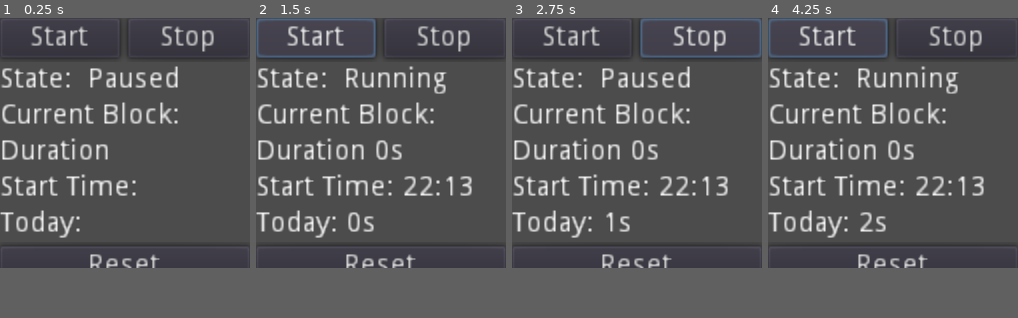
Above: before the commit, frames 1-4 (left to right).
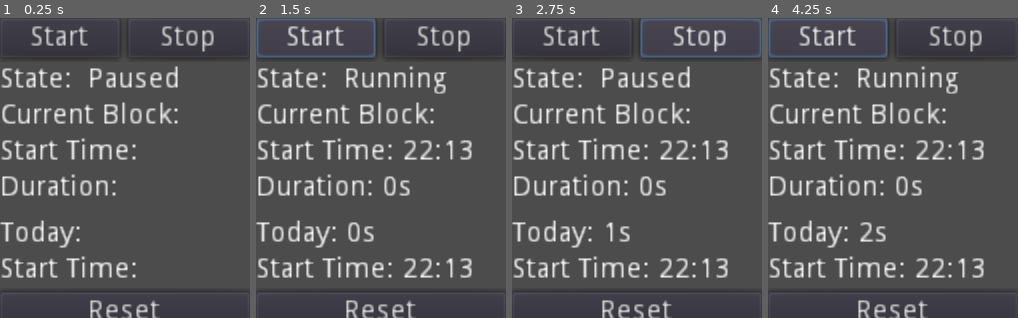
Above: after the commit, the same moments.

Repository: Reneator/Time-Tracker-Godot
Game: Godot game, scene res://Control.tscn
Two runs of this game, one before a commit and one after it. Both use one fixed random seed, a clock stepped at 60 frames per second and the inputs below.
Inputs:
- Up to frame 1 (0.25 s): no input
- Up to frame 2 (1.5 s): click "Start" at 0.5 s; click "Start" at 1.25 s
- Up to frame 3 (2.75 s): click "Stop" at 2 s
- Up to frame 4 (4.25 s): click "Stop" at 2.75 s; click "Start" at 3.5 s
In our replay, the window is 250x250 before the commit and 250x300 after it. These sizes can differ from the game's own. Grey fills any space a smaller window leaves; there, only what the larger window draws over its background counts as a difference.

The runs differ from the first frame. In frame 1, 8.3% of the frame differs, in the area x 0-93%, y 40-100%; in frame 2, 12%; in frame 3, 11%; in frame 4, 12%.

Commit message:
Added current_block start time
and fixed wrong naming of current_day_start_time

Diff:
--- a/Control.gd
+++ b/Control.gd
@@ -8,6 +8,7 @@
 var current_block_start_time
 
 var current_day_duration = 0.0
+var current_day_start_time
 
 export (NodePath) var state_label_path
 onready var state_label = get_node(state_label_path)
@@ -17,6 +18,9 @@
 
 export (NodePath) var current_block_start_time_label_path
 onready var current_block_start_time_label = get_node(current_block_start_time_label_path)
+
+export (NodePath) var current_day_start_time_label_path
+onready var current_day_start_time_label = get_node(current_day_start_time_label_path)
 
 export (NodePath) var current_day_duration_label_path
 onready var current_day_duration_label = get_node(current_day_duration_label_path)
@@ -34,6 +38,7 @@
 	current_duration_label.text = get_duration_as_string(current_block_duration)
 	current_block_start_time_label.text = get_date_string(current_block_start_time)
 	current_day_duration_label.text = get_duration_as_string(current_day_duration)
+	current_day_start_time_label.text = get_date_string(current_day_start_time)
 
 
 func get_state():
@@ -66,8 +71,9 @@
 func _on_Start_Button_pressed():
 	running = true
 	current_block_duration = 0
-	if not current_block_start_time:
-		current_block_start_time = OS.get_datetime()
+	current_block_start_time = OS.get_datetime()
+	if not current_day_start_time:
+		current_day_start_time = OS.get_datetime()
 
 func _on_Stop_Button_pressed():
 	running = false
--- a/Control.tscn
+++ b/Control.tscn
@@ -14,18 +14,19 @@
 }
 state_label_path = NodePath("State/Label2")
 current_duration_label_path = NodePath("Current_Block/Current_Duration/Label2")
-current_block_start_time_label_path = NodePath("Current_Block/Current_Block/Label2")
+current_block_start_time_label_path = NodePath("Current_Block/Current_Block_Starrt/Label2")
+current_day_start_time_label_path = NodePath("Current_Block2/Label2")
 current_day_duration_label_path = NodePath("Daily_Duration/Label2")
 
 [node name="HBoxContainer" type="HBoxContainer" parent="."]
-margin_right = 137.0
+margin_right = 125.0
 margin_bottom = 20.0
 __meta__ = {
 "_edit_use_anchors_": false
 }
 
 [node name="Start_Button" type="Button" parent="HBoxContainer"]
-margin_right = 66.0
+margin_right = 60.0
 margin_bottom = 20.0
 size_flags_horizontal = 3
 text = "Start"
@@ -34,15 +35,15 @@
 }
 
 [node name="Stop_Button" type="Button" parent="HBoxContainer"]
-margin_left = 70.0
-margin_right = 137.0
+margin_left = 64.0
+margin_right = 125.0
 margin_bottom = 20.0
 size_flags_horizontal = 3
 text = "Stop"
 
 [node name="State" type="HBoxContainer" parent="."]
 margin_top = 24.0
-margin_right = 137.0
+margin_right = 125.0
 margin_bottom = 38.0
 
 [node name="Label" type="Label" parent="State"]
@@ -67,54 +68,55 @@
 
 [node name="Current_Block" type="VBoxContainer" parent="."]
 margin_top = 42.0
-margin_right = 137.0
-margin_bottom = 92.0
+margin_right = 125.0
+margin_bottom = 97.0
+rect_min_size = Vector2( 0, 55 )
 
 [node name="Label" type="Label" parent="Current_Block"]
-margin_right = 137.0
+margin_right = 125.0
 margin_bottom = 14.0
 text = "Current Block:"
 
-[node name="Current_Duration" type="HBoxContainer" parent="Current_Block"]
+[node name="Current_Block_Starrt" type="HBoxContainer" parent="Current_Block"]
 margin_top = 18.0
-margin_right = 137.0
+margin_right = 125.0
 margin_bottom = 32.0
 __meta__ = {
 "_edit_use_anchors_": false
 }
 
-[node name="Label" type="Label" parent="Current_Block/Current_Duration"]
-margin_right = 55.0
+[node name="Label" type="Label" parent="Current_Block/Current_Block_Starrt"]
+margin_right = 69.0
 margin_bottom = 14.0
-text = "Duration"
+text = "Start Time:"
 
-[node name="Label2" type="Label" parent="Current_Block/Current_Duration"]
-margin_left = 59.0
-margin_right = 59.0
+[node name="Label2" type="Label" parent="Current_Block/Current_Block_Starrt"]
+margin_left = 73.0
+margin_right = 73.0
 margin_bottom = 14.0
 
-[node name="Current_Block" type="HBoxContainer" parent="Current_Block"]
+[node name="Current_Duration" type="HBoxContainer" parent="Current_Block"]
 margin_top = 36.0
-margin_right = 137.0
+margin_right = 125.0
 margin_bottom = 50.0
 __meta__ = {
 "_edit_use_anchors_": false
 }
 
-[node name="Label" type="Label" parent="Current_Block/Current_Block"]
-margin_right = 69.0
+[node name="Label" type="Label" parent="Current_Block/Current_Duration"]
+margin_right = 59.0
 margin_bottom = 14.0
-text = "Start Time:"
+text = "Duration:"
 
-[node name="Label2" type="Label" parent="Current_Block/Current_Block"]
-margin_left = 73.0
-margin_right = 73.0
+[node name="Label2" type="Label" parent="Current_Block/Current_Duration"]
+margin_left = 63.0
+margin_right = 63.0
 margin_bottom = 14.0
 
 [node name="Daily_Duration" type="HBoxContainer" parent="."]
-margin_top = 96.0
-margin_right = 137.0
-margin_bottom = 110.0
+margin_top = 101.0
+margin_right = 125.0
+margin_bottom = 115.0
 
 [node name="Label" type="Label" parent="Daily_Duration"]
 margin_right = 41.0
@@ -126,10 +128,28 @@
 margin_right = 45.0
 margin_bottom = 14.0
 
+[node name="Current_Block2" type="HBoxContainer" parent="."]
+margin_top = 119.0
+margin_right = 125.0
+margin_bottom = 133.0
+__meta__ = {
+"_edit_use_anchors_": false
+}
+
+[node name="Label" type="Label" parent="Current_Block2"]
+margin_right = 69.0
+margin_bottom = 14.0
+text = "Start Time:"
+
+[node name="Label2" type="Label" parent="Current_Block2"]
+margin_left = 73.0
+margin_right = 73.0
+margin_bottom = 14.0
+
 [node name="Reset_Button" type="Button" parent="."]
-margin_top = 114.0
-margin_right = 137.0
-margin_bottom = 134.0
+margin_top = 137.0
+margin_right = 125.0
+margin_bottom = 157.0
 size_flags_horizontal = 3
 text = "Reset"
 [connection signal="pressed" from="HBoxContainer/Start_Button" to="." method="_on_Start_Button_pressed"]
--- a/project.godot
+++ b/project.godot
@@ -23,7 +23,7 @@
 [display]
 
 window/size/width=250
-window/size/height=250
+window/size/height=300
 window/size/resizable=false
 
 [rendering]
